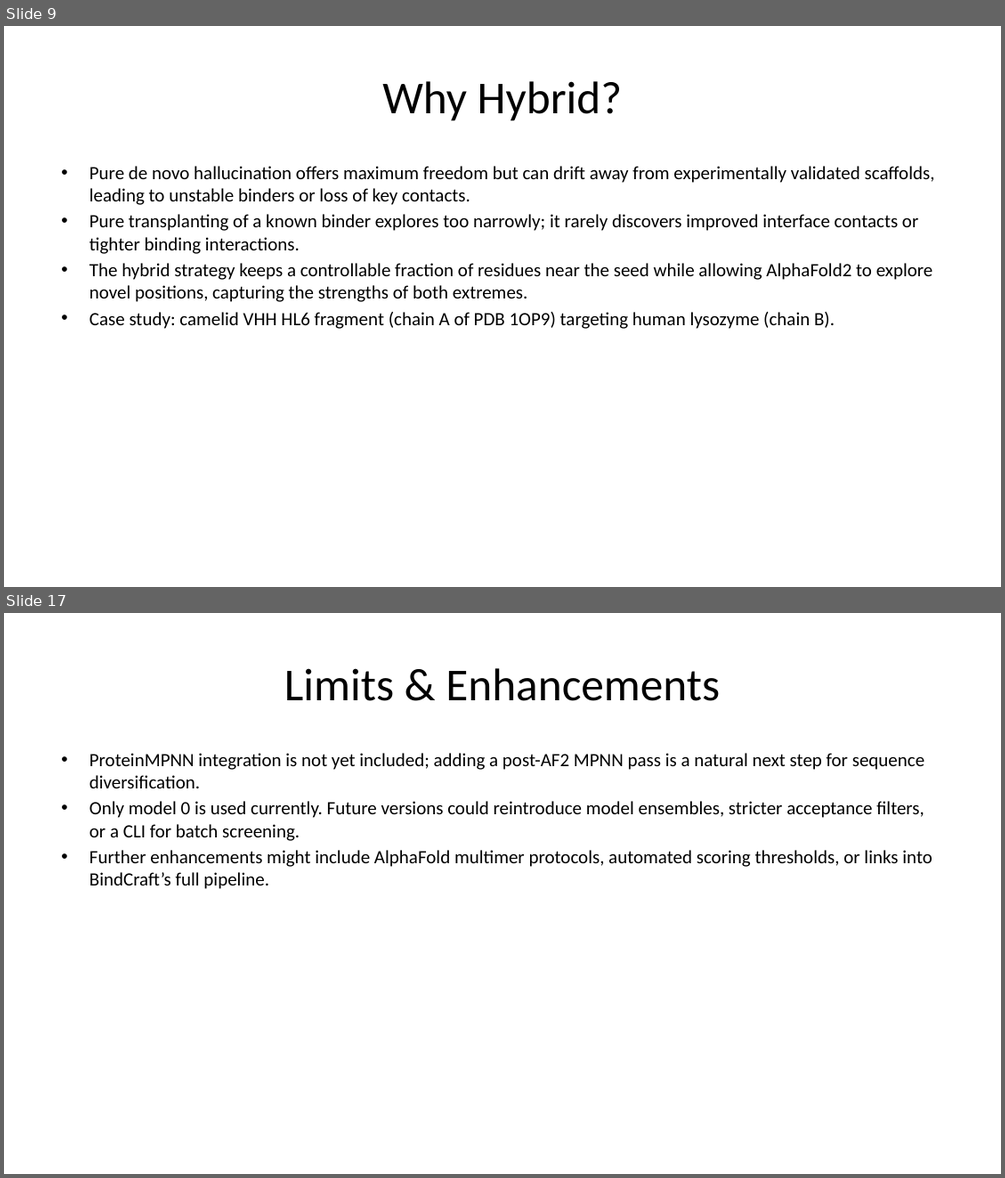
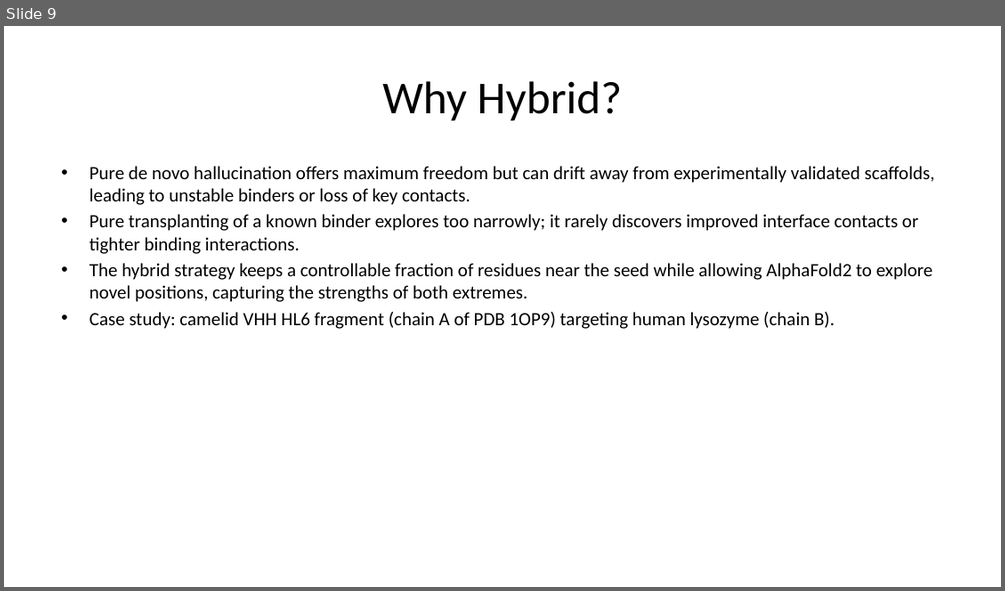
Before and after one commit to kaylertee/ActiveTargeting, a slide deck: Presentations/MutaCraft Presentation.pptx. Shown one above the other, each under a label of ours: slides 9 and 17 before the commit, slide 9 after it; the slides between them are not shown. The pictures are 1005x1178 and 1005x591 pixels, drawn with LibreOffice and Linux fonts; fonts in the diff are those of the drawing. Boxes give left, top, right and bottom in pixels: in the first picture for what was removed or moved away, otherwise in the second. Text is boxed around its words. In the diff, an @@ line names an element or a change of style, - is before the commit and + after.

```diff
--- a/Presentations/MutaCraft Presentation.pptx
+++ b/Presentations/MutaCraft Presentation.pptx
@@ slide 17 removed at [4, 613, 1001, 1174], background #FFFFFF @@
@@ title removed at [284, 668, 720, 701] @@
-Limits & Enhancements
@@ text removed at [89, 753, 932, 889] @@
-• ProteinMPNN integration is not yet included; adding a post-AF2 MPNN pass is a natural next step for sequence diversification.
-• Only model 0 is used currently. Future versions could reintroduce model ensembles, stricter acceptance filters, or a CLI for batch screening.
-• Further enhancements might include AlphaFold multimer protocols, automated scoring thresholds, or links into BindCraft’s full pipeline.
```
Also in this commit, not shown: 14 slides changed, 2 slides added, 1 other slide removed.
